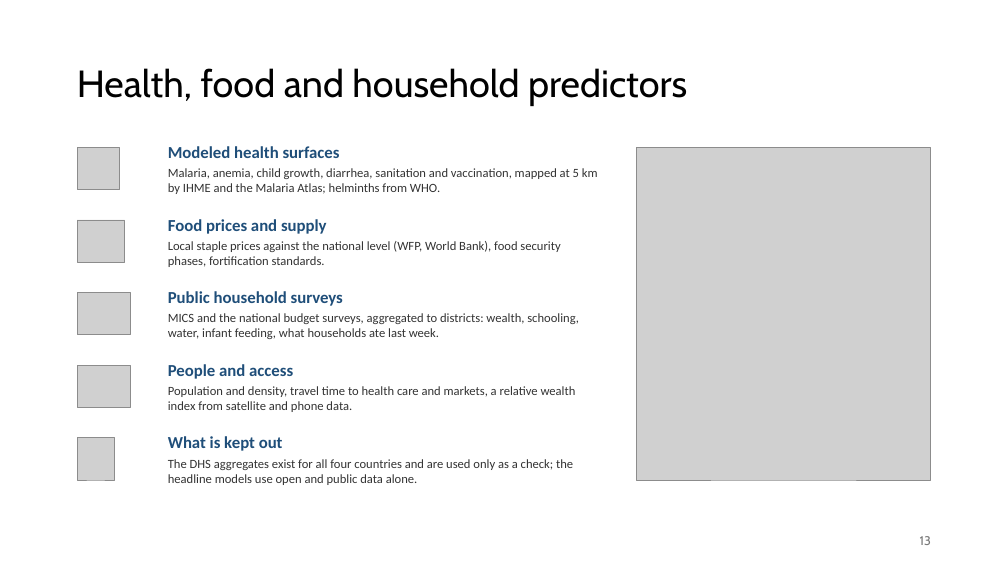
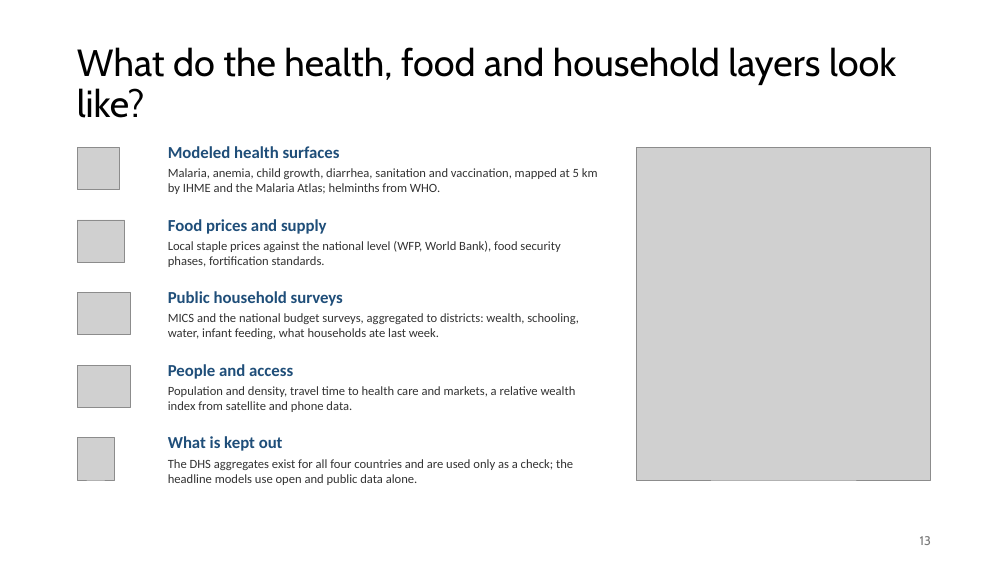
Before and after one commit to amertens/mn-prediction, a slide deck: slide 13 of docs/slides/MN-proxy-full-talk-2026-09.pptx. Drawn at 1008x567 pixels with LibreOffice and Linux fonts; fonts in the diff are those of the drawing; grey boxes stand for pictures; background and template pictures are left out. Boxes give left, top, right and bottom in pixels: in the first picture for what was removed or moved away, otherwise in the second. Text is boxed around its words. In the diff, an @@ line names an element or a change of style, - is before the commit and + after.

```diff
--- a/docs/slides/MN-proxy-full-talk-2026-09.pptx
+++ b/docs/slides/MN-proxy-full-talk-2026-09.pptx
@@ title at (77, 47, 896, 118): text changed @@
-Health, food and household predictors
+What do the health, food and household layers look like?
```
Also in this commit, not shown: 63 other slides changed, 12 other files.
